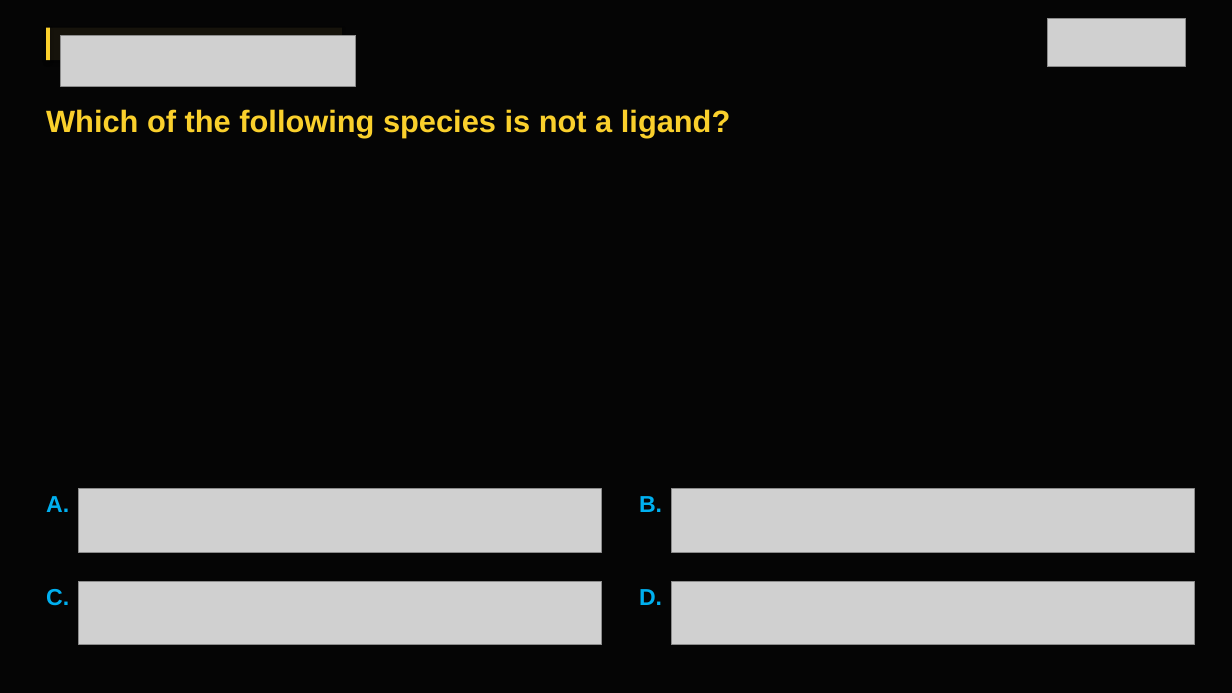
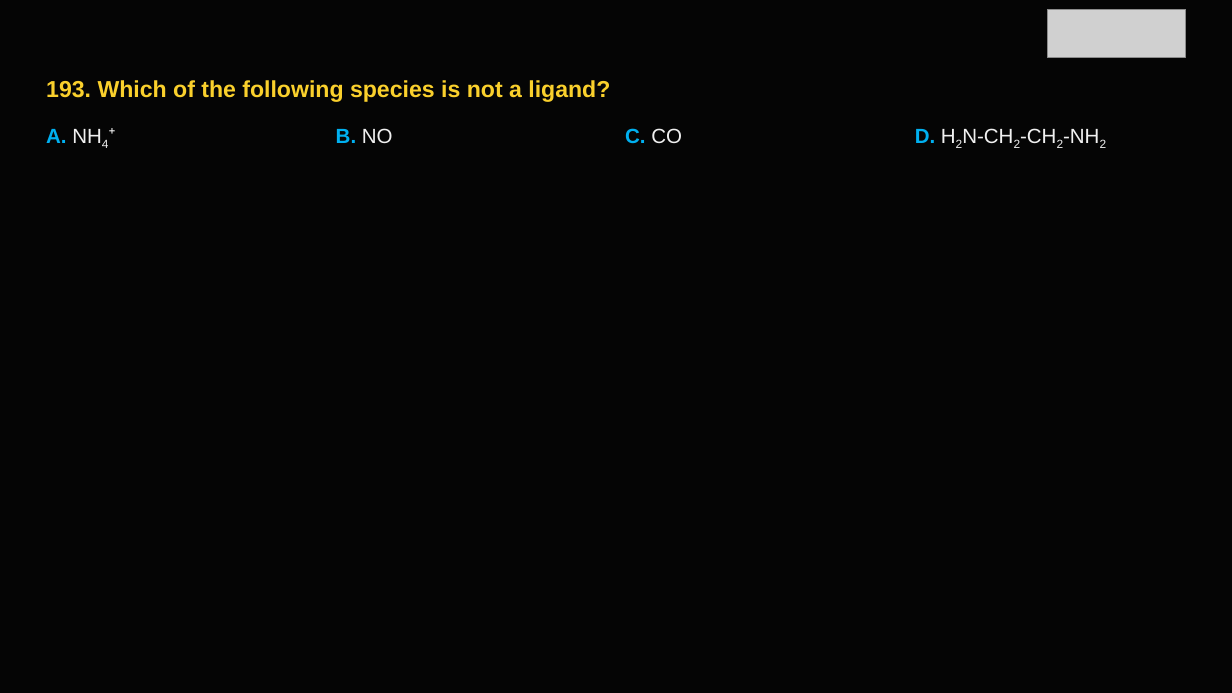
Before and after one commit to lekhan-03/PDFtoSLIDES, a slide deck: slide 195 of data/outputs/chemistry_v4.pptx (slide 201 before the commit). Drawn at 1232x693 pixels with LibreOffice and Linux fonts; fonts in the diff are those of the drawing; grey boxes stand for pictures. Boxes give left, top, right and bottom in pixels: in the first picture for what was removed or moved away, otherwise in the second. Text is boxed around its words. In the diff, an @@ line names an element or a change of style, - is before the commit and + after.

```diff
--- a/data/outputs/chemistry_v4.pptx
+++ b/data/outputs/chemistry_v4.pptx
@@ rectangle removed at [46, 28, 342, 60] @@
@@ rectangle removed at [46, 28, 50, 60] @@
@@ picture: place and size @@
-picture at [1047, 18, 1186, 67]
+picture at [1047, 9, 1186, 57]
@@ picture removed at [60, 35, 356, 86] @@
@@ text at [46, 80, 610, 102]: text changed; size 24 to 18 pt @@
-Which of the following species is not a ligand?
+193. Which of the following species is not a ligand?
@@ text added at [46, 129, 66, 143], 16 pt, text #F0F0F0 @@
+A. NH4⁺
@@ text at [336, 128, 393, 144]: text changed; size 18 to 16 pt @@
-B.
+B. NO
@@ text at [625, 128, 682, 143]: text changed; size 18 to 16 pt @@
-C.
+C. CO
@@ text added at [915, 129, 935, 143], 16 pt, text #F0F0F0 @@
+D. H2N-CH2-CH2-NH2
@@ text removed at [46, 496, 69, 512] @@
-A.
@@ picture removed at [79, 489, 602, 553] @@
@@ picture removed at [671, 489, 1194, 553] @@
@@ picture removed at [79, 581, 602, 645] @@
@@ text removed at [639, 589, 662, 605] @@
-D.
@@ picture removed at [671, 581, 1194, 645] @@
```
Also in this commit, not shown: 165 other slides changed, 40 slides added, 38 slides removed, 13 other files.
